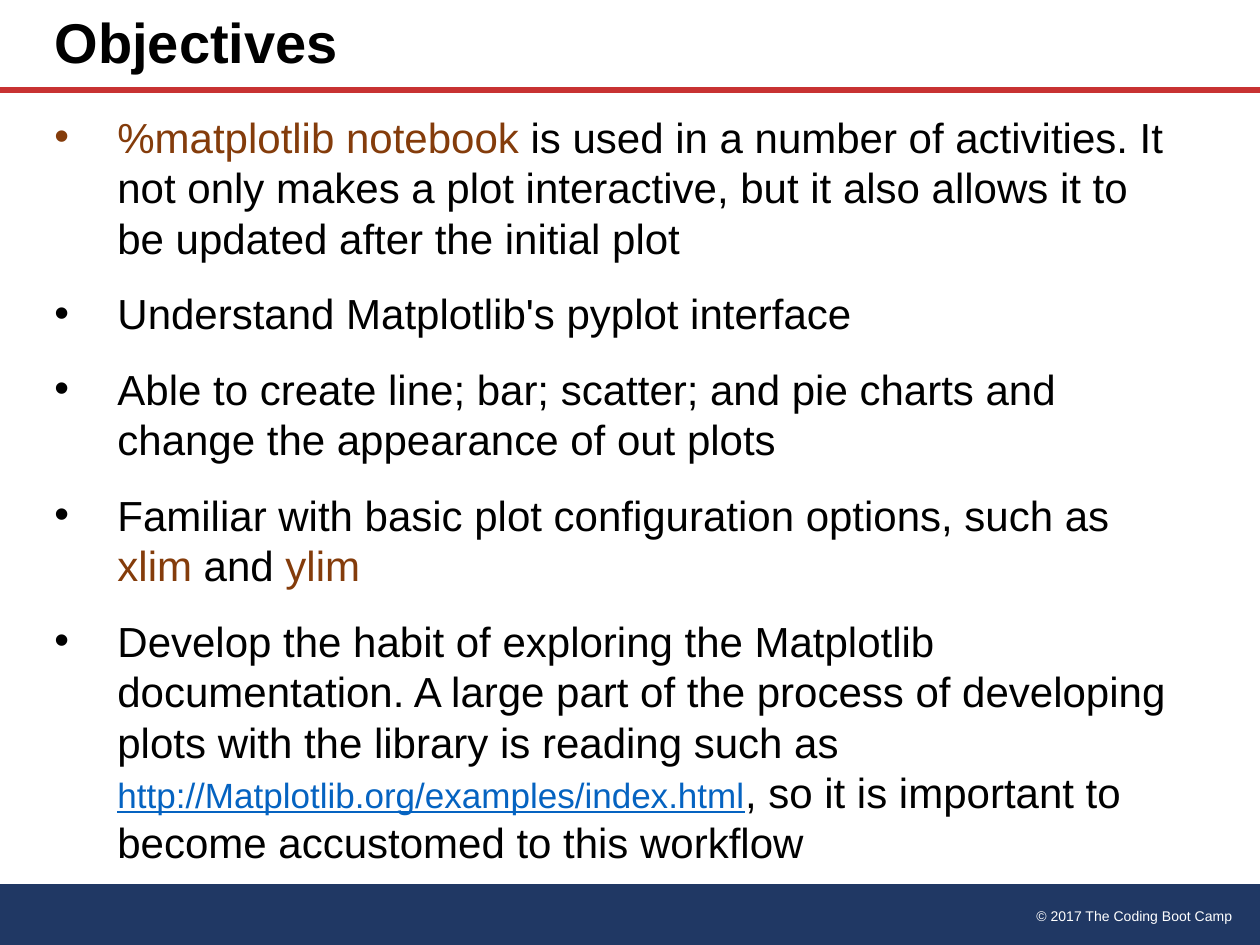
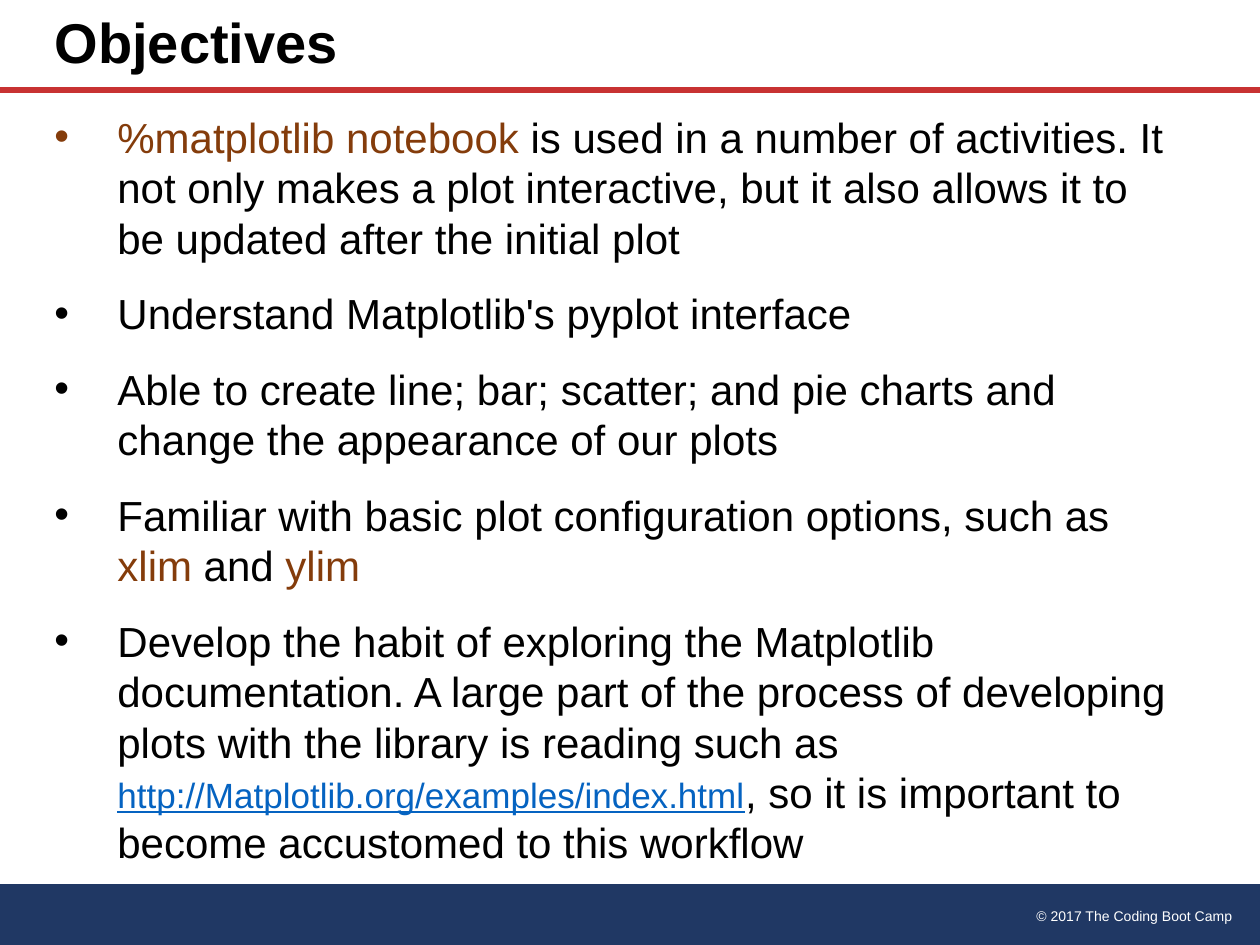
Before and after one commit to natmitch/umn, a slide deck: slide 2 of Power Points/matplotlibWk5.1.pptx. Drawn at 1260x945 pixels with LibreOffice and Linux fonts; fonts in the diff are those of the drawing. Boxes give left, top, right and bottom in pixels: in the first picture for what was removed or moved away, otherwise in the second. Text is boxed around its words. In the diff, an @@ line names an element or a change of style, - is before the commit and + after.

Commit message:
revised .ppt for matplotlib wk5.1

```diff
--- a/Power Points/matplotlibWk5.1.pptx
+++ b/Power Points/matplotlibWk5.1.pptx
@@ text at [117, 374, 1056, 464]: text changed @@
-• Able to create line; bar; scatter; and pie charts and change the appearance of out plots
+• Able to create line; bar; scatter; and pie charts and change the appearance of our plots
```
